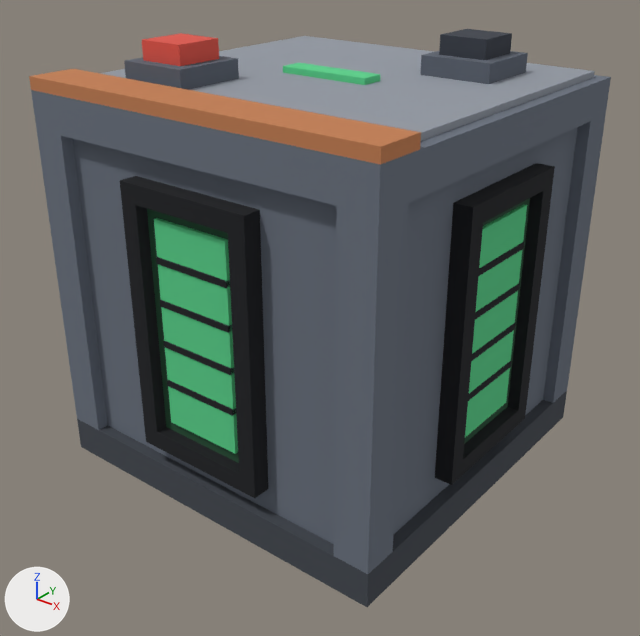
The glTF model assets/models/battery.glb: old version first, new version second.
Camera for both pictures: a 50 mm camera at (1.846, -1.224, 1.427) aimed at (0.526, 0.427, 0.403). Arrows for +X, +Y and +Z are at lower left; the lights stay in place. The first picture is the older version.

Objects in the first picture: 'body.030', 'level_charge', 'tier.015'.
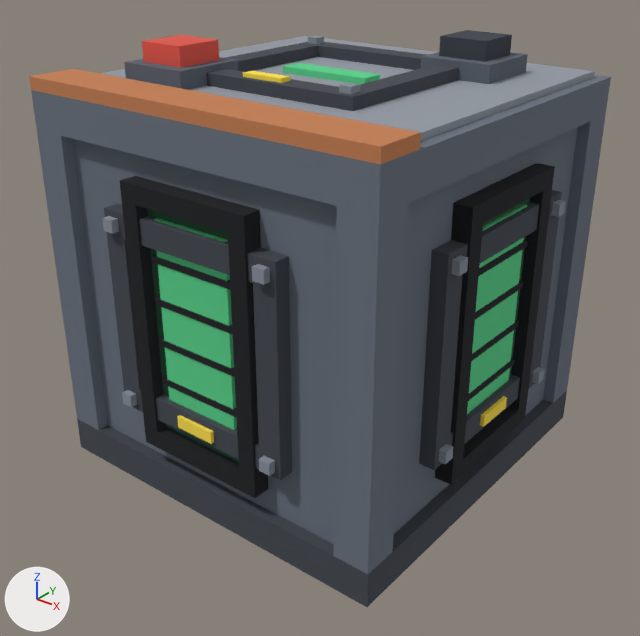
The change in detail:
Material 'glow_energy' (mat_glow_energy) is new.
Its base color is (1.0, 0.753, 0.0685) (yellow #ffe14a).
Its roughness is 1.0.
Material 'steel' (mat_steel) is new.
Its base color is (0.254, 0.283, 0.337) (grey #8a919d).
Its roughness is 1.0.
Mesh me_battery_link_z is new.
It has 64 vertices, 108 faces and spans x 0.238..0.762, y 0.238..0.762, z 0.991..1.061.
Faces by material slot: [48, 48, 12].
It uses material mat_case_dark (dark grey #42474f).
It uses material mat_steel (grey #8a919d).
It uses material mat_glow_energy (yellow #ffe14a).
Mesh me_battery_link_y_1 is new.
It has 72 vertices, 108 faces and spans x 0.238..0.763, y -0.028..0.038, z 0.238..0.762.
Faces by material slot: [48, 48, 12].
It uses material mat_case_dark (dark grey #42474f).
It uses material mat_steel (grey #8a919d).
It uses material mat_glow_energy (yellow #ffe14a).
Mesh me_battery_link_x is new.
It has 64 vertices, 108 faces and spans x 0.962..1.028, y 0.238..0.762, z 0.238..0.762.
Faces by material slot: [48, 48, 12].
It uses material mat_case_dark (dark grey #42474f).
It uses material mat_steel (grey #8a919d).
It uses material mat_glow_energy (yellow #ffe14a).
Object 'link_z+.020' (ob_link_z__020) is new; it shows me_battery_link_z.
Its location is (0.0, 0.0, 0.0).
Object 'link_y-.022' (ob_link_y__022_1) is new; it shows me_battery_link_y_1.
Its location is (0.0, 0.0, 0.0).
Object 'link_x+.022' (ob_link_x__022) is new; it shows me_battery_link_x.
Its location is (0.0, 0.0, 0.0).

Where the change shows, as pixel boxes (x1, y1, x2, y2) in the pictures (640 x 636 px):
'link_y-.022', added: after (102, 204, 292, 480)
    faces in mat_case_dark (dark grey #42474f): (104, 204, 292, 480)
    faces in mat_steel (grey #8a919d): (102, 216, 275, 476)
    faces in mat_glow_energy (yellow #ffe14a): (177, 415, 214, 444)
'link_x+.022', added: after (419, 190, 566, 470)
    faces in mat_case_dark (dark grey #42474f): (419, 190, 562, 470)
    faces in mat_steel (grey #8a919d): (438, 200, 566, 464)
    faces in mat_glow_energy (yellow #ffe14a): (480, 396, 507, 427)
'link_z+.020', added: after (206, 36, 459, 111)
    faces in mat_case_dark (dark grey #42474f): (206, 42, 459, 111)
    faces in mat_glow_energy (yellow #ffe14a): (243, 71, 290, 83)
    faces in mat_steel (grey #8a919d): (308, 36, 360, 94)
